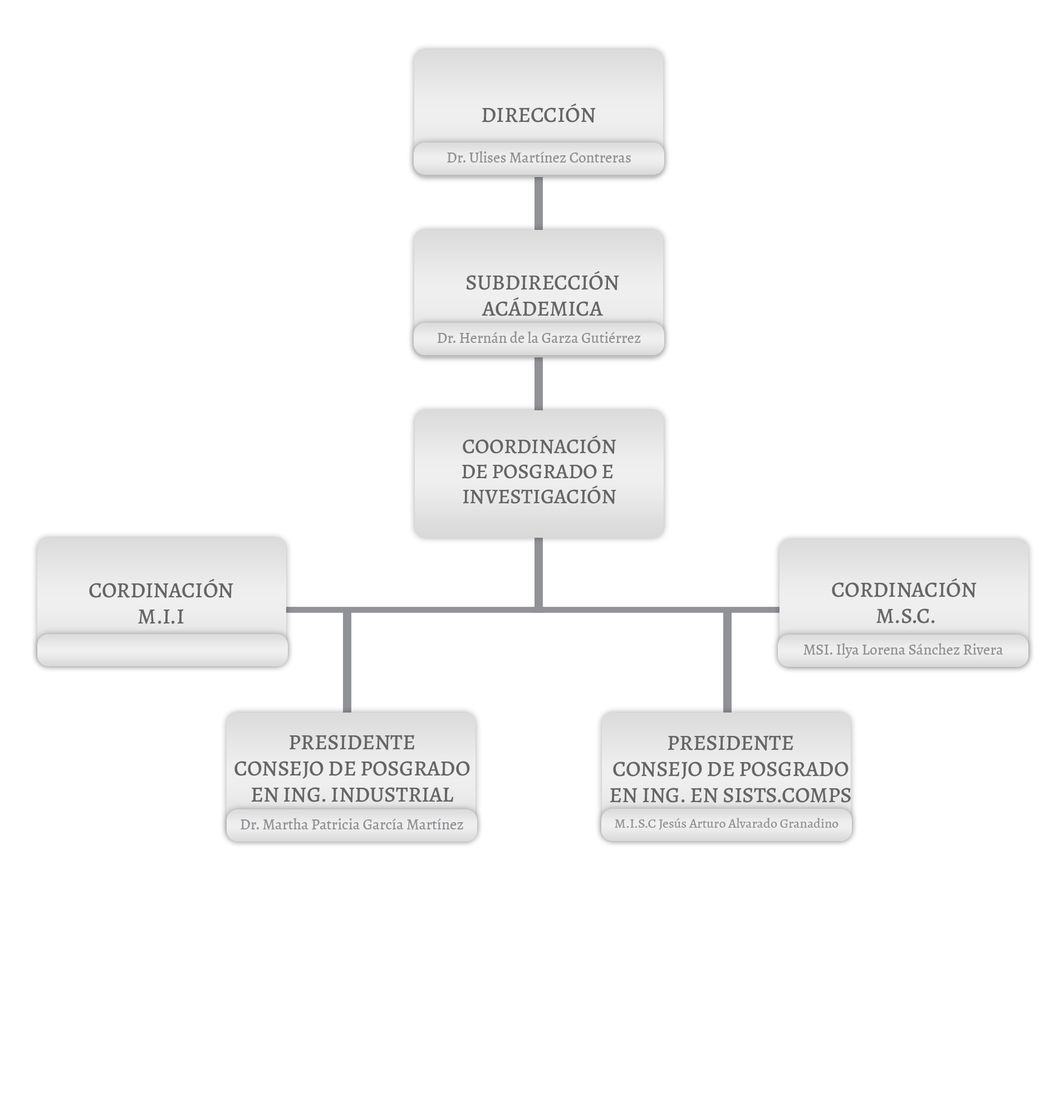
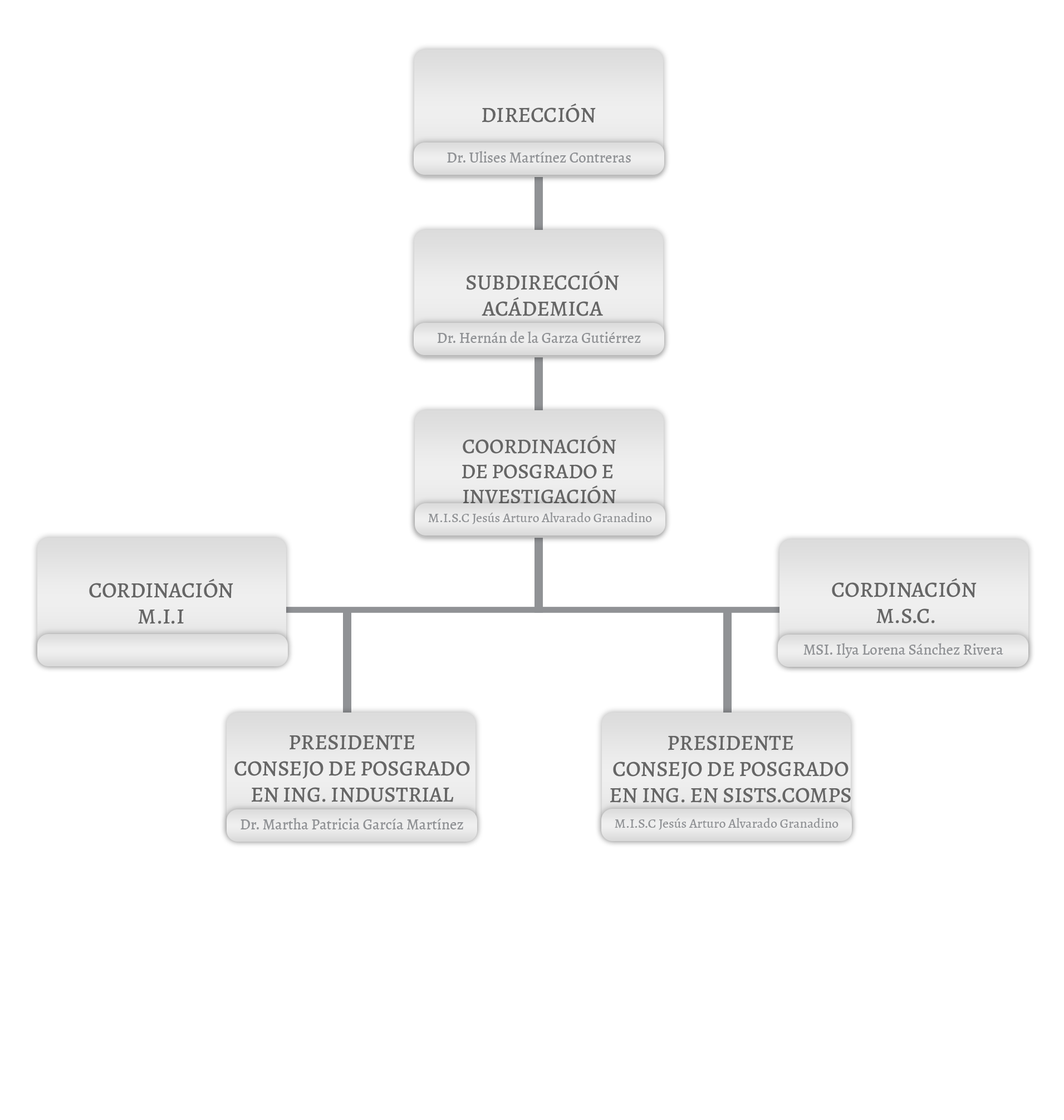
Layers edited between the first and the second 1064x1120 image:
painted on "Rectángulo 1 copia" (1st of 7, in "Nombre Direccion"), masked it over [419, 173, 659, 175]
painted on "Rectángulo 1 copia" (2nd of 7, in "Nombre Subdireccion"), masked it over [419, 353, 659, 356]
showed group "Nombre Jefatura" (2 layers) over [414, 503, 666, 536]
renamed "Lic. Olga Rebeca Castillo Cruz" to "M.I.S.C Jesús Arturo Alvarado Granadino", showed it, painted on it over [428, 511, 652, 527]
painted on "Rectángulo 1 copia" (3rd of 7, in "Nombre Jefatura"), masked it over [414, 503, 666, 536]
painted on "Rectángulo 1" (3rd of 7, in "Fondo Jefatura"), masked it over [414, 497, 664, 538]
painted on "Rectángulo 1 copia" (4th of 7, in "Cordinacion MSC" › "Nombre mii"), masked it over [783, 634, 1023, 667]
painted on "Rectángulo 1" (4th of 7, in "Cordinacion MSC"), masked it over [783, 634, 1023, 667]
painted on "Rectángulo 1 copia" (5th of 7, in "Cordinacion MII" › "Nombre MII"), masked it over [42, 634, 283, 666]
painted on "Rectángulo 1" (5th of 7, in "Cordinacion MII"), masked it over [42, 634, 283, 666]
painted on "Rectángulo 1 copia" (6th of 7, in "Presidente II" › "Nombre Consejo IND"), masked it over [232, 809, 472, 812]
painted on "Rectángulo 1" (6th of 7, in "Presidente II"), masked it over [232, 809, 472, 812]
painted on "Rectángulo 1 copia" (7th of 7, in "Presidente ISC" › "Nombre Consejo SIS"), masked it over [606, 808, 847, 840]
painted on "Rectángulo 1" (7th of 7, in "Presidente ISC"), masked it over [606, 808, 847, 840]
